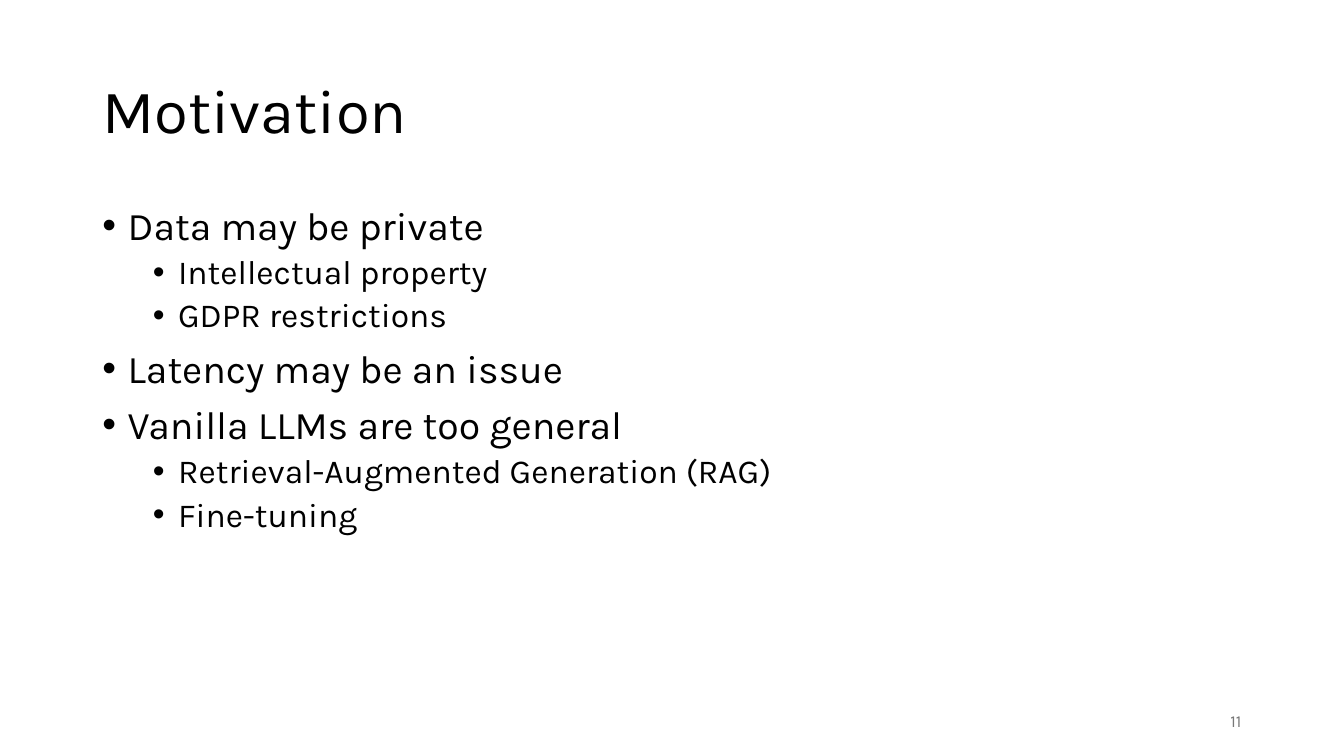
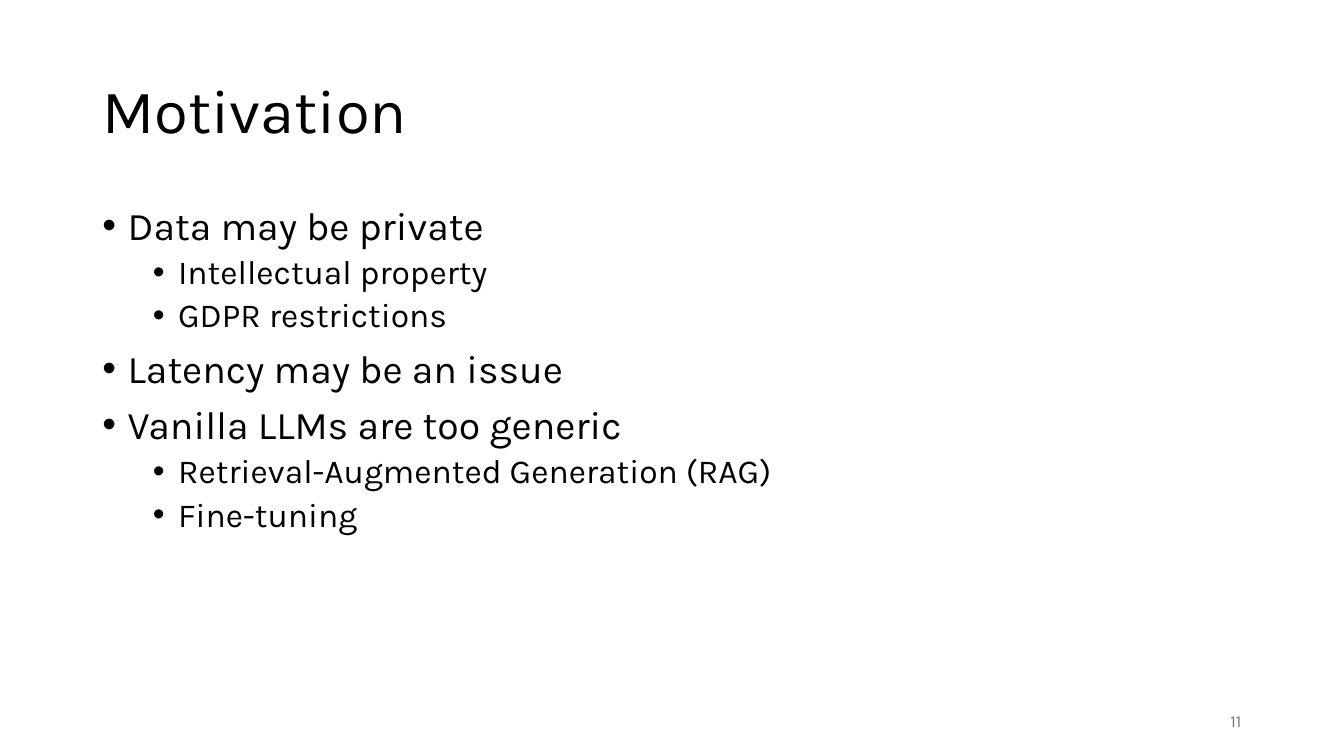
Before and after one commit to gjbex/Deploying-LLMs-locally, a slide deck: slide 11 of local_LLMs.pptx. Drawn at 1344x756 pixels with LibreOffice and Linux fonts; fonts in the diff are those of the drawing. Boxes give left, top, right and bottom in pixels: in the first picture for what was removed or moved away, otherwise in the second. Text is boxed around its words. In the diff, an @@ line names an element or a change of style, - is before the commit and + after.

```diff
--- a/local_LLMs.pptx
+++ b/local_LLMs.pptx
@@ text at (128,412,622,449): text changed @@
-• Vanilla LLMs are too general
+• Vanilla LLMs are too generic
```
Also in this commit, not shown: 1 other slide changed, 1 slide added.
